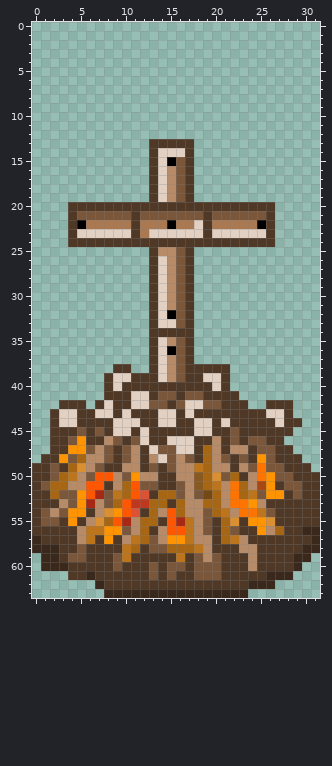
Pixel-art sprite -- Resources/Textures/_ShitChap/Structures/bonfire.rsi/bonfire_extinguished.png. Above: the version before the commit.
The file is 32x64 pixels.
After the commit:
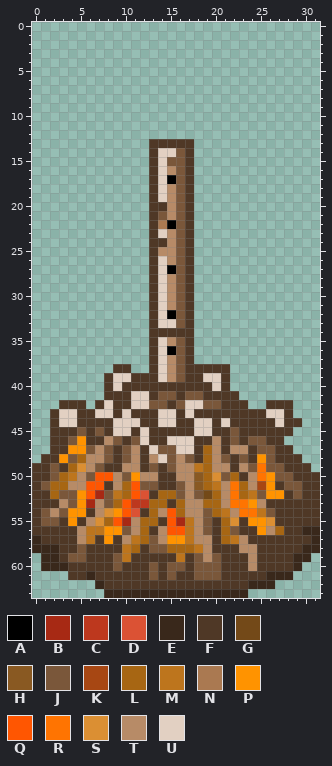
Palette (. is transparent): A #000000  B #a72914  C #bd381e  D #db5234  E #39281b  F #4f3826  G #734918  H #895922  J #7a573a  K #a74713  L #a76613  M #bd751d  N #aa7951  P #ff9300  Q #ff5601  R #ff7401  S #db8f33  T #b78b67  U #e2d0c2
From old to new:
@@ x 0..31 @@
 13 .............FFFFF..............
-14 .............FUUUF..............
-15 .............FUAJF..............
+14 .............FUUJF..............
+15 .............FUJJF..............
 16 .............FUTJF..............
-17 .............FUTJF..............
+17 .............FUAJF..............
 18 .............FUTJF..............
 19 .............FUTJF..............
-20 ....FFFFFFFFFFFFFFFFFFFFFFF.....
-21 ....FJJJJJJFJJJJJJJFJJJJJJF.....
-22 ....FANNNNNFNNNANNUFNNNNNAF.....
-23 ....FUUUUUUFNUUUUUUFUUUUUUF.....
-24 ....FFFFFFFFFFFFFFFFFFFFFFF.....
+20 .............FFTJF..............
+21 .............FJTJF..............
+22 .............FNAJF..............
+23 .............FUTJF..............
+24 .............FFTJF..............
 25 .............FTTJF..............
 26 .............FUTJF..............
-27 .............FUTJF..............
+27 .............FUAJF..............
 28 .............FUTJF..............
Where, in picture pixels (left, top, right, bottom), the same in both pictures:
changed: (68, 148, 275, 274)
